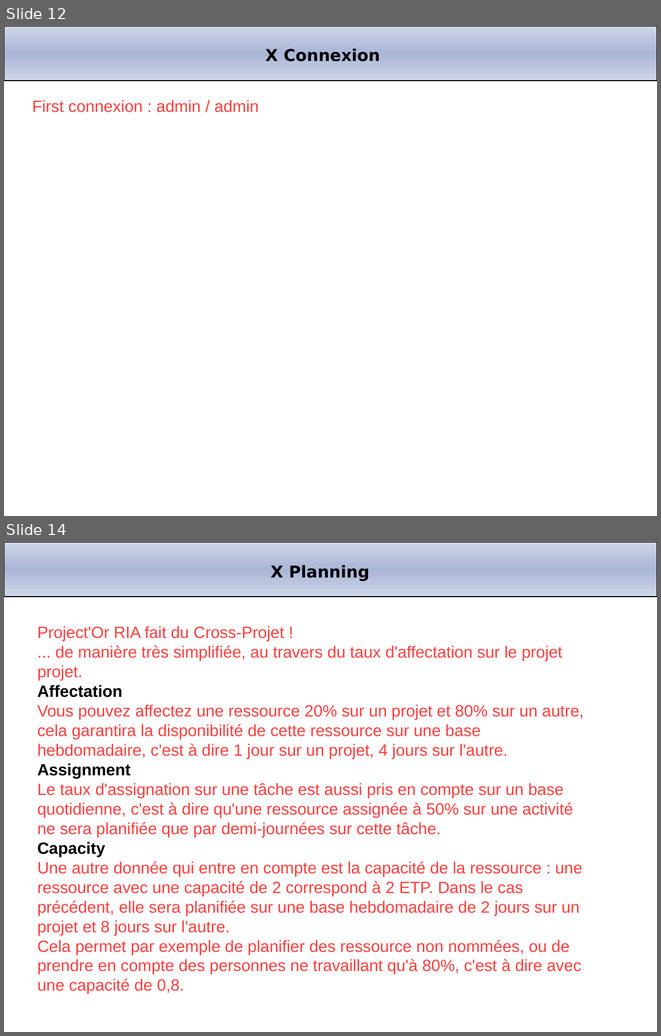
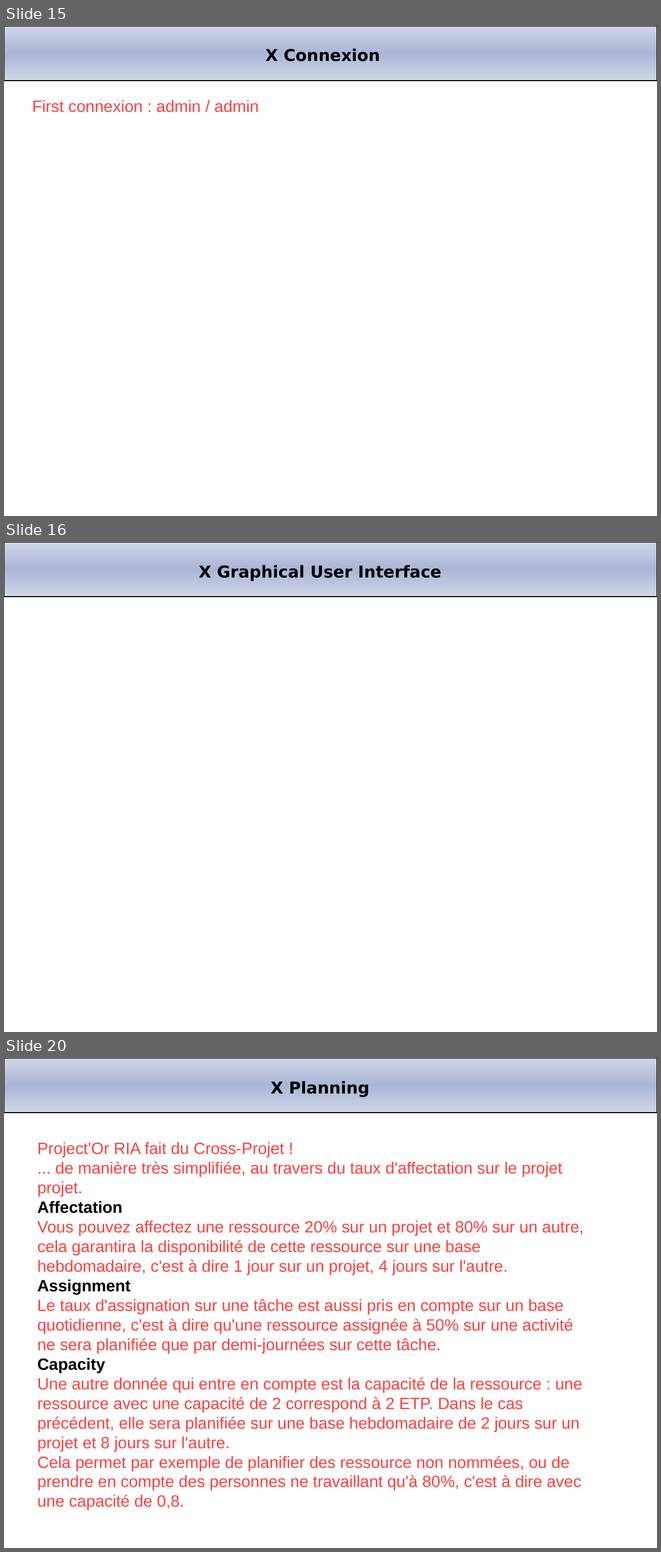
Before and after one commit to babynus/projeqtor, a slide deck: branches/V1.4/projector/manual/Project'Or RIA.ppt. Shown one above the other, each under a label of ours: slides 12 and 14 before the commit, slides 15, 16 and 20 after it; the slides between them are not shown. The pictures are 661x1036 and 661x1552 pixels, drawn with LibreOffice and Linux fonts; fonts in the diff are those of the drawing; background and template pictures are left out. Boxes give left, top, right and bottom in pixels: in the first picture for what was removed or moved away, otherwise in the second. Text is boxed around its words. In the diff, an @@ line names an element or a change of style, - is before the commit and + after.

```diff
--- a/branches/V1.4/projector/manual/Project'Or RIA.ppt
+++ b/branches/V1.4/projector/manual/Project'Or RIA.ppt
@@ slide 16 added at (4, 542, 657, 1032), background #FFFFFF; not listed: 1 template element that a slide beside it also shows @@
@@ title added at (199, 565, 441, 581), 18 pt, text #000000, bold @@
+X Graphical User Interface
@@ what was slide 12 is now slide 15 @@
@@ what was slide 14 is now slide 20 @@
```
Also in this commit, not shown: 2 slides changed, 7 other slides added, 1 slide removed, 1 other file.
